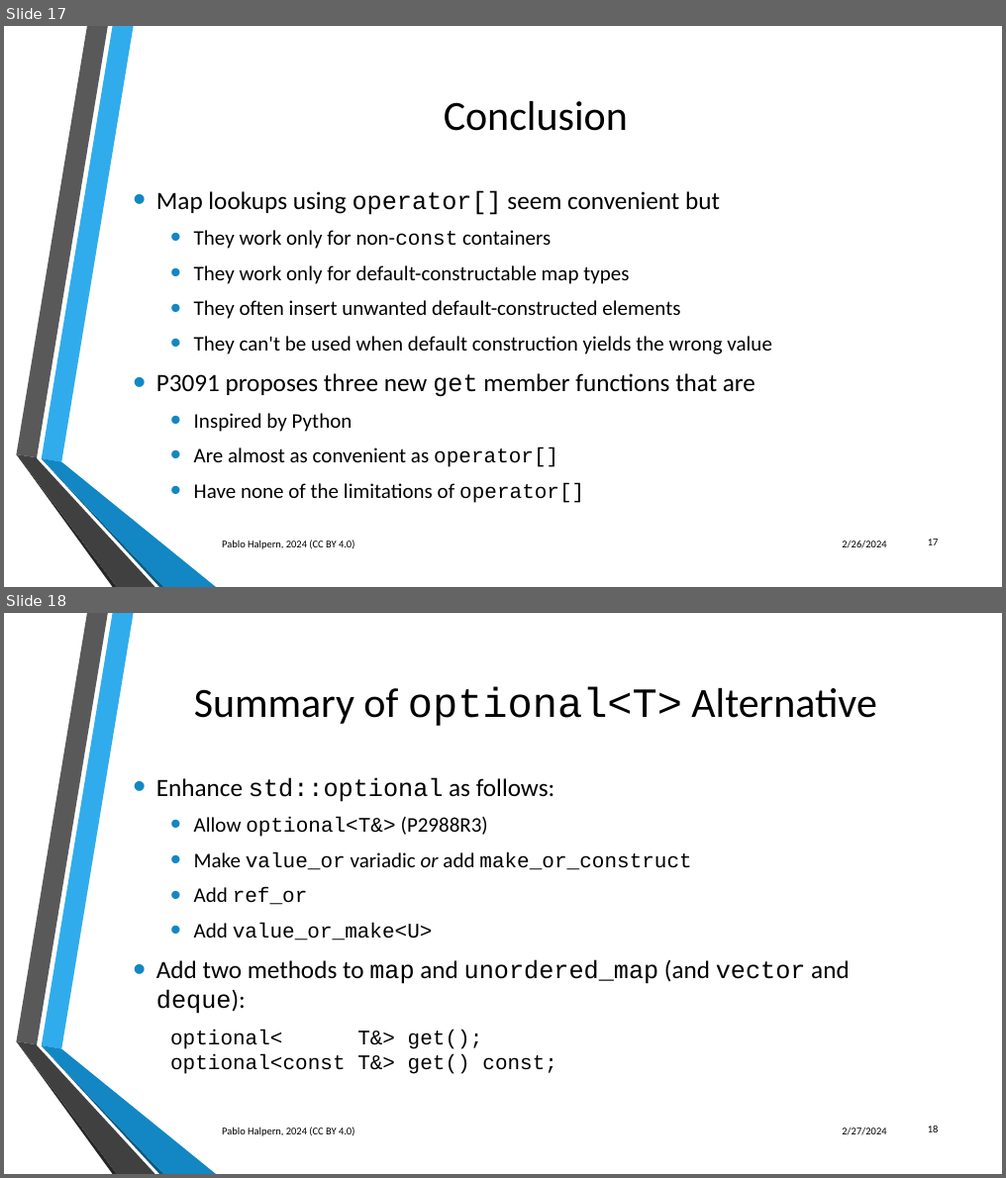
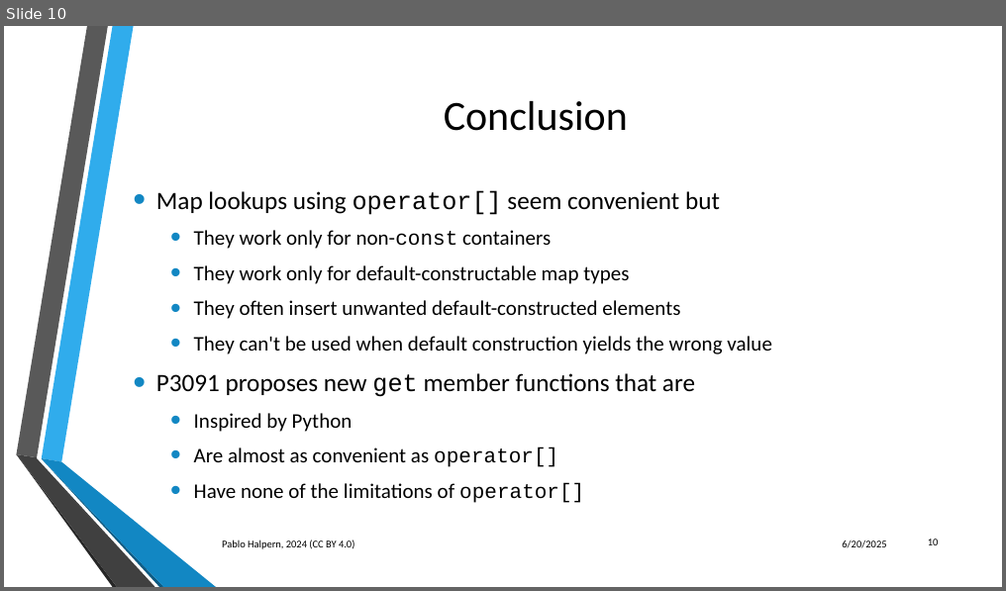
Before and after one commit to phalpern/WG21-halpern, a slide deck: P3091-map_lookup/P3091 Better lookups for map and unordered_map.pptx. Shown one above the other, each under a label of ours: slides 17 and 18 before the commit, slide 10 after it. The pictures are 1006x1178 and 1006x591 pixels, drawn with LibreOffice and Linux fonts; fonts in the diff are those of the drawing; background and template pictures are left out. Boxes give left, top, right and bottom in pixels: in the first picture for what was removed or moved away, otherwise in the second. Text is boxed around its words. In the diff, an @@ line names an element or a change of style, - is before the commit and + after.

Commit message:
D3091R4: Update for constexpr and flat_map

```diff
--- a/P3091-map_lookup/P3091 Better lookups for map and unordered_map.pptx
+++ b/P3091-map_lookup/P3091 Better lookups for map and unordered_map.pptx
@@ slide 18 removed at [4, 613, 1002, 1174], background picture (left out); not listed: 6 template elements that a slide beside it also shows @@
@@ title removed at [194, 686, 877, 726] @@
-Summary of optional<T> Alternative
@@ text removed at [156, 777, 849, 1074] @@
-• Enhance std::optional as follows:
-  • Allow optional<T&> (P2988R3)
-  • Make value_or variadic or add make_or_construct
-  • Add ref_or
-  • Add value_or_make<U>
-• Add two methods to map and unordered_map (and vector and deque):
-  optional< T&> get();
-  optional<const T&> get() const;
@@ text removed at [222, 1127, 354, 1137] @@
-Pablo Halpern, 2024 (CC BY 4.0)
@@ text removed at [842, 1128, 886, 1136] @@
-2/27/2024
@@ page number removed at [928, 1126, 939, 1133] @@
-18
@@ what was slide 17 is now slide 10 @@
@@ slide 10 changed as well @@
@@ text at [156, 373, 695, 397]: text changed @@
-• P3091 proposes three new get member functions that are
+• P3091 proposes new get member functions that are
@@ text at [842, 541, 886, 549]: text changed @@
-2/26/2024
+6/20/2025
@@ page number at [928, 539, 939, 546]: text changed @@
-17
+10
```
Also in this commit, not shown: 10 other slides changed, 7 other slides removed, 9 other files.
